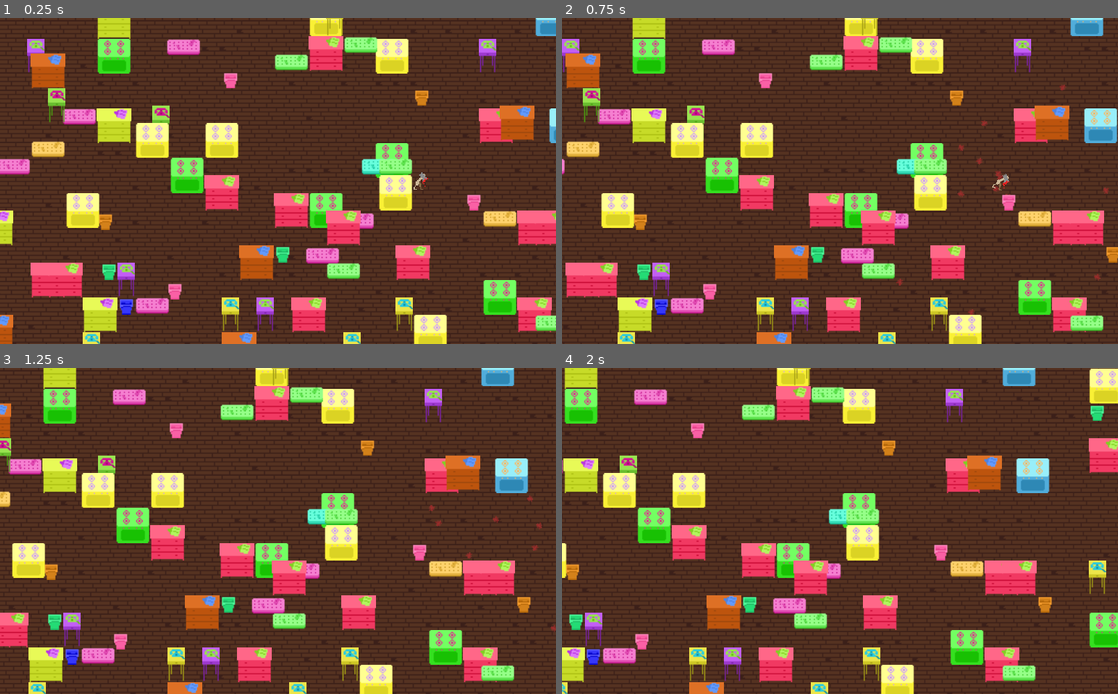
Above: before the commit, frames 1-4 (two rows, left to right).
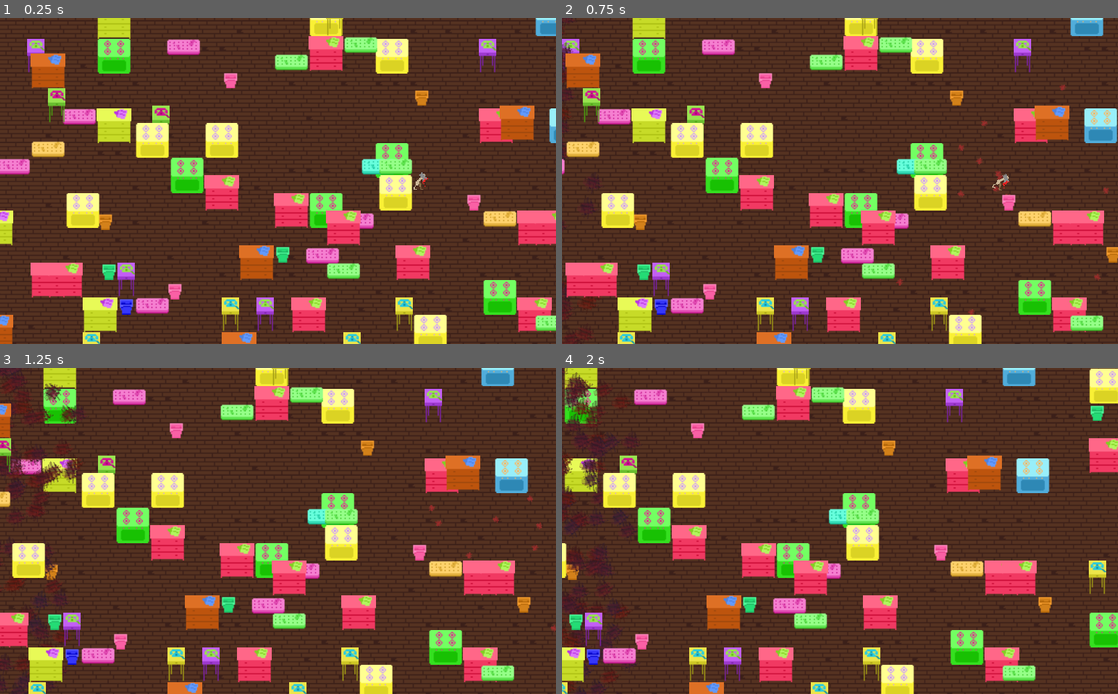
Above: after the commit, the same moments.

Repository: simonmnash/CrimeAndPunishmentTheBookTheGame
Game: Godot game, scene res://GameWorld.tscn
Same seed, same stepped clock (60 frames per second), same inputs: the game is played once before the commit and once after it.
Inputs:
- Up to frame 1 (0.25 s): no input
- Up to frame 2 (0.75 s): hold D (right) from 0.53 s (still down); tap Space (dash) at 0.6 s
- Up to frame 3 (1.25 s): keep holding D (right)
- Up to frame 4 (2 s): release D (right) at 1.28 s; hold S (down) from 1.28 s (still down); tap Space (dash) at 1.35 s

Frame 1 is identical in both runs. In frame 2, 0.1% of the frame differs, in the area x 0-7%, y 0-100%; in frame 3, 1.1%; in frame 4, 1.3%, in the area x 0-14%, y 0-100%.

Commit message:
scale shift

Diff:
--- a/GameWorld.tscn
+++ b/GameWorld.tscn
@@ -22,7 +22,6 @@
 
 [node name="Camera2D" parent="." instance=ExtResource( 5 )]
 position = Vector2( -5.57904, 131.107 )
-zoom = Vector2( 0.5, 0.5 )
 
 [node name="EyeSprite" parent="." instance=ExtResource( 4 )]
 position = Vector2( 211.298, 125.984 )
--- a/MainCamera.tscn
+++ b/MainCamera.tscn
@@ -17,17 +17,18 @@
 hue_variation = 0.17
 hue_variation_random = 0.4
 
-[sub_resource type="RectangleShape2D" id=1]
+[sub_resource type="RectangleShape2D" id=2]
 extents = Vector2( 40.7284, 297.877 )
 
 [node name="Camera2D" type="Camera2D"]
 current = true
+zoom = Vector2( 0.5, 0.5 )
 script = ExtResource( 1 )
 
 [node name="TheGuilt" type="Particles2D" parent="."]
-position = Vector2( -638.009, -1.67023 )
-amount = 100
-process_material = SubResource( 2 )
+position = Vector2( -341.818, -5.13443 )
+amount = 800
+process_material = SubResource( 1 )
 texture = ExtResource( 2 )
 __meta__ = {
 "_edit_group_": true
@@ -37,6 +38,5 @@
 
 [node name="CollisionShape2D" type="CollisionShape2D" parent="TheGuilt/Area2D"]
 position = Vector2( 83.5089, 3.34036 )
-shape = SubResource( 1 )
-
+shape = SubResource( 2 )
 [connection signal="body_entered" from="TheGuilt/Area2D" to="." method="_on_Area2D_body_entered"]
Not shown: 1 places in MainCamera.tscn that only renumber resources
